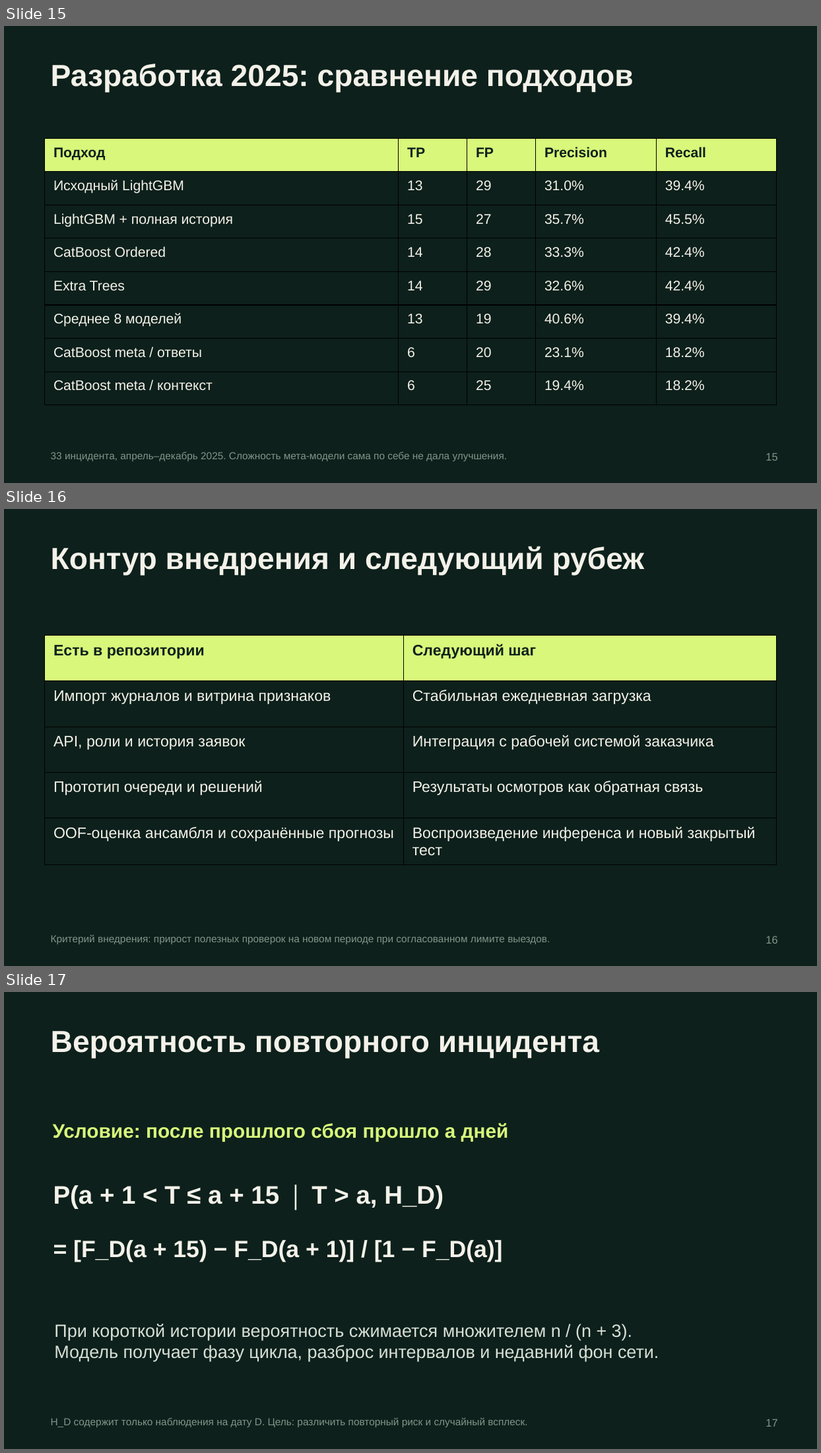
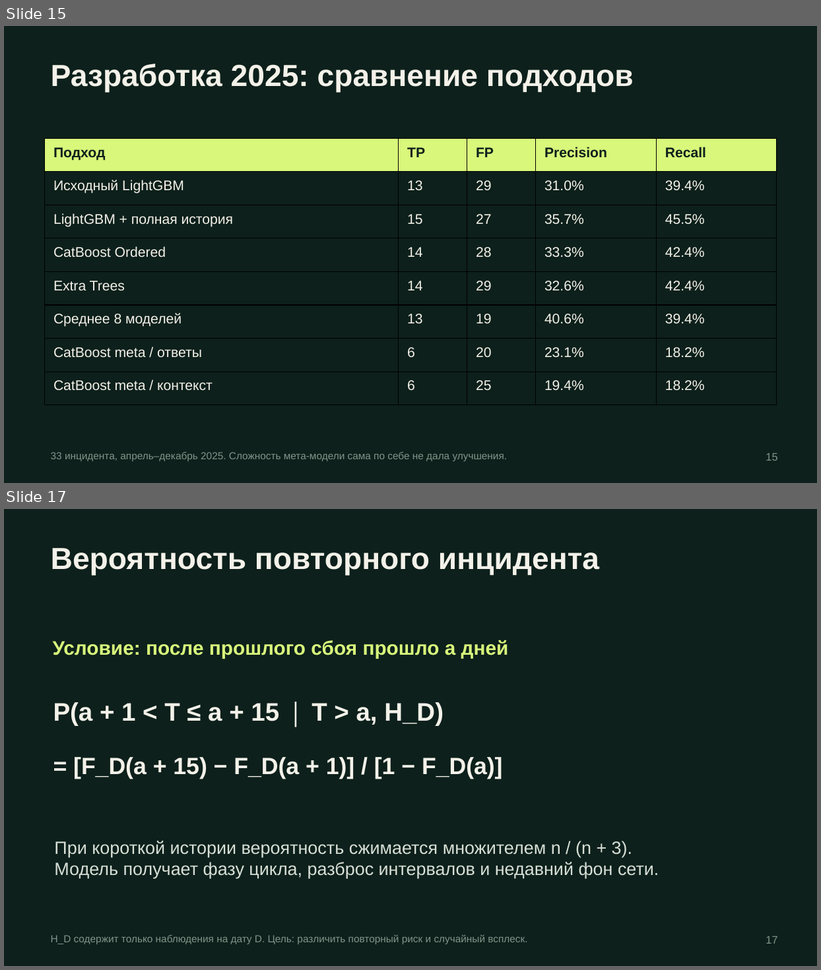
Before and after one commit to mshperling/piket-lct2026-demo, a slide deck: PIKET_LCT2026.pptx. Shown one above the other, each under a label of ours: slides 15, 16 and 17 before the commit, slides 15 and 17 after it; the slides between them are not shown. The pictures are 821x1453 and 821x970 pixels, drawn with LibreOffice and Linux fonts; fonts in the diff are those of the drawing. Boxes give left, top, right and bottom in pixels: in the first picture for what was removed or moved away, otherwise in the second. Text is boxed around its words. In the diff, an @@ line names an element or a change of style, - is before the commit and + after.

```diff
--- a/PIKET_LCT2026.pptx
+++ b/PIKET_LCT2026.pptx
@@ slide 16 removed at <box>4,509,817,966</box>, background #0D201B @@
@@ text removed at <box>51,546,645,575</box> @@
-Контур внедрения и следующий рубеж
@@ table removed at <box>45,635,777,864</box>, 5 rows, 2 columns @@
-Есть в репозитории | Следующий шаг
-Импорт журналов и витрина признаков | Стабильная ежедневная загрузка
-API, роли и история заявок | Интеграция с рабочей системой заказчика
-Прототип очереди и решений | Результаты осмотров как обратная связь
-OOF-оценка ансамбля и сохранённые прогнозы | Воспроизведение инференса и новый закрытый тест
@@ text removed at <box>51,935,550,945</box> @@
-Критерий внедрения: прирост полезных проверок на новом периоде при согласованном лимите выездов.
@@ text removed at <box>766,936,778,944</box> @@
-16
```
Also in this commit, not shown: 1 slide changed, 2 slides added, 1 other slide removed, 8 other files.
